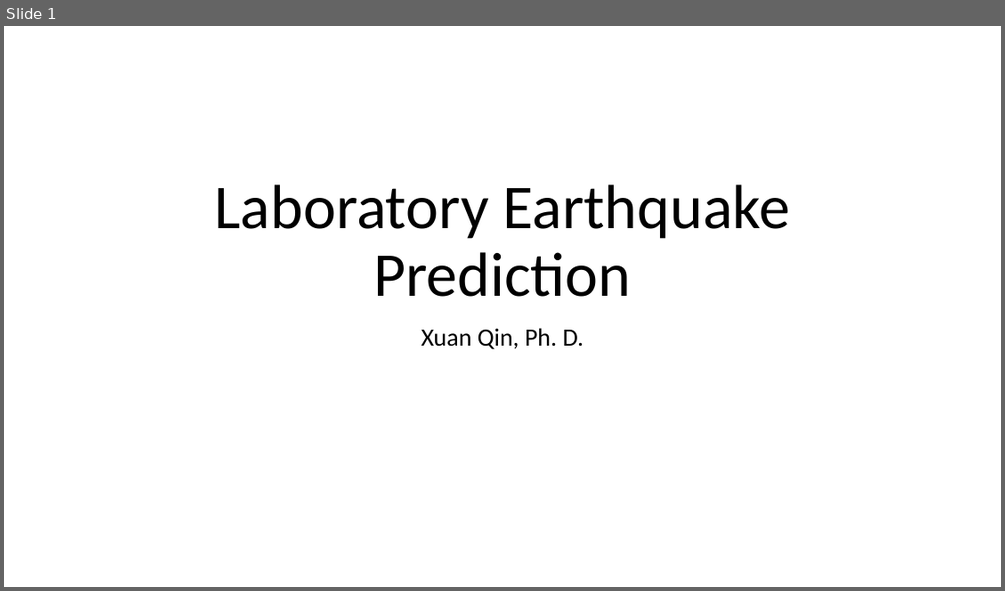
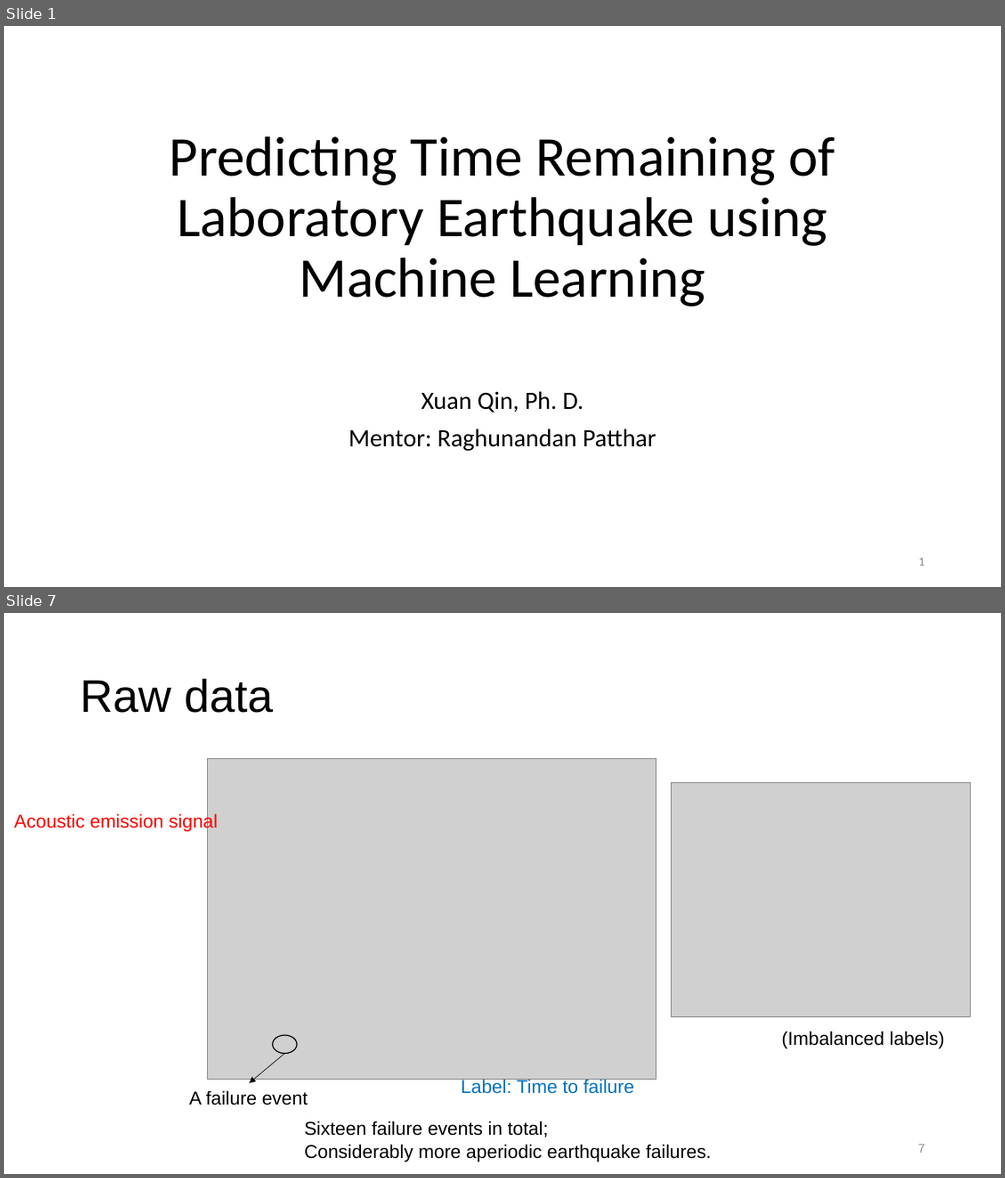
Before and after one commit to qq7933086/Laboratory_earthquake_time_prediction, a slide deck: Capstone_presentation_Laboratory Earthquake Prediction.pptx. Shown one above the other, each under a label of ours: slide 1 before the commit, slides 1 and 7 after it; the slides between them are not shown. The pictures are 1005x591 and 1005x1178 pixels, drawn with LibreOffice and Linux fonts; fonts in the diff are those of the drawing; grey boxes stand for pictures. Boxes give left, top, right and bottom in pixels: in the first picture for what was removed or moved away, otherwise in the second. Text is boxed around its words. In the diff, an @@ line names an element or a change of style, - is before the commit and + after.

```diff
--- a/Capstone_presentation_Laboratory Earthquake Prediction.pptx
+++ b/Capstone_presentation_Laboratory Earthquake Prediction.pptx
@@ slide 7 added at [4, 613, 1001, 1174], background #FFFFFF @@
@@ title added at [80, 678, 273, 713], 44 pt, text #000000 @@
+Raw data
@@ picture added at [208, 758, 656, 1078] @@
@@ picture added at [671, 782, 971, 1017] @@
@@ text added at [14, 812, 218, 831], 18 pt, text #FF0000 @@
+Acoustic emission signal
@@ ellipse added at [273, 1035, 297, 1053], outline #000000 1 pt @@
@@ text added at [782, 1030, 945, 1049], 18 pt, text #000000 @@
+(Imbalanced labels)
@@ arrow added from (284, 1054) to (250, 1083), #000000 0.5 pt @@
@@ text added at [189, 1090, 307, 1105], 18 pt, text #000000 @@
+A failure event
@@ text added at [461, 1078, 634, 1094], 18 pt, text #0070C0 @@
+Label: Time to failure
@@ text added at [304, 1120, 711, 1161], 18 pt, text #000000 @@
+Sixteen failure events in total;
+Considerably more aperiodic earthquake failures.
@@ page number added at [918, 1143, 925, 1152], 12 pt, text #8C8C8C @@
+7
@@ slide 1 changed as well @@
@@ title at [170, 136, 834, 306]: text changed; size 60 to 54 pt @@
-Laboratory Earthquake Prediction
+Predicting Time Remaining of Laboratory Earthquake using Machine Learning
@@ subtitle "Xuan Qin, Ph. D." at [348, 391, 656, 451]: vertical alignment top to bottom @@
@@ subtitle at [348, 428, 656, 451]: paragraph added @@
+Mentor: Raghunandan Patthar
@@ page number added at [918, 557, 924, 565], 12 pt, text #8C8C8C @@
+1
```
Also in this commit, not shown: 17 other slides added.
